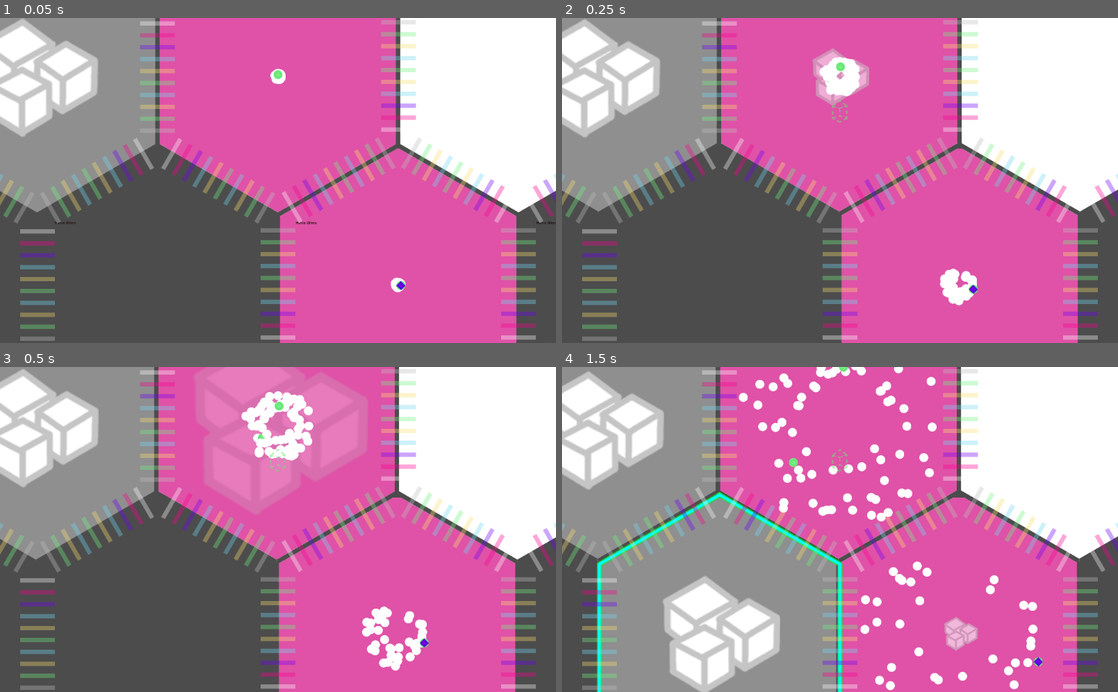
Above: before the commit, frames 1-4 (two rows, left to right).
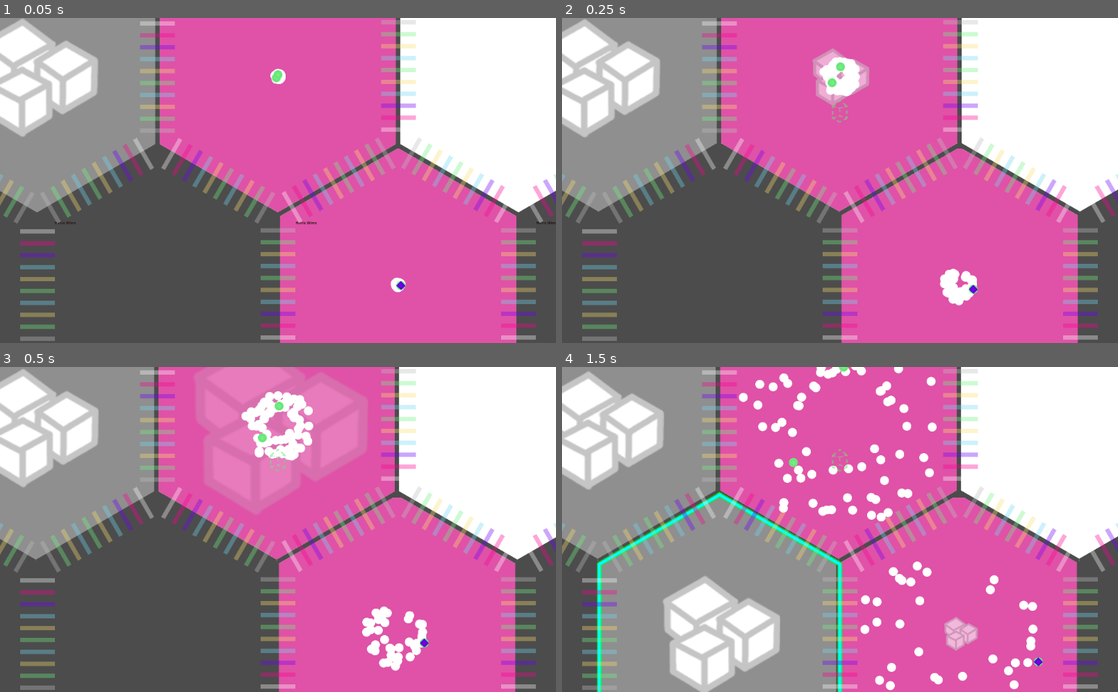
Above: after the commit, the same moments.

Repository: tobyp/hackathon2020
Game: Godot game, scene res://main.tscn
The game is run twice, just before and just after one commit, with the same random seed, the same clock (stepped at 60 frames per second) and the same inputs.
Inputs (mouse positions are in pixels of both pictures, inside the frame that each line leads up to):
- Up to frame 1 (0.05 s): no input
- Up to frame 2 (0.25 s): no input
- Up to frame 3 (0.5 s): no input
- Up to frame 4 (1.5 s): tap Enter at 0.5 s; drag from (840, 425) to (895, 458) at 0.52 s; drag from (717, 633) to (812, 594) at 1.27 s

The runs differ from the first frame. In frame 1, less than 0.1% of the frame differs, in the area x 48-51%, y 17-20%; in frame 2, less than 0.1%, in the area x 47-50%, y 18-22%; in frame 3, less than 0.1%; in frame 4, nothing differs.

Commit message:
Implement particle z order

Diff:
--- a/cells/cell.gd
+++ b/cells/cell.gd
@@ -171,9 +171,11 @@
 ## PARTICLE NODE FUNCTIONS - these do not modify `particle_counts`!
 func _create_particle_nodes(type: int, count: int = 1, anywhere: bool = true) -> Array:
 	var particles = []
+	var z_index = Rules.particle_type_z_index(type)
 	for i in count:
 		var particle = preload("res://cells/particle.tscn").instance()
 		particle.type = type
+		particle.z_index = z_index
 		_particle_init(particle, anywhere)
 		particles.append(particle)
 	return particles
--- a/rules.gd
+++ b/rules.gd
@@ -124,6 +124,22 @@
 			return false
 	return true
 
+static func particle_type_z_index(particle: int) -> float:
+	match particle:
+		Globals.ParticleType.PROTEIN_WHITE:
+			return 0.0
+		Globals.ParticleType.PROTEIN_TRANSPORTER, Globals.ParticleType.ENZYME_ALCOHOL, Globals.ParticleType.ENZYME_LYE:
+			return 1.0
+		Globals.ParticleType.SUGAR:
+			return 2.0
+		Globals.ParticleType.AMINO_PHE, Globals.ParticleType.AMINO_ALA, Globals.ParticleType.AMINO_LYS, Globals.ParticleType.AMINO_TYR, Globals.ParticleType.AMINO_PRO:
+			return 3.0
+		Globals.ParticleType.QUEEN, Globals.ParticleType.PRO_QUEEN, Globals.ParticleType.RIBOSOME_TRANSPORTER, Globals.ParticleType.RIBOSOME_ALCOHOL, Globals.ParticleType.RIBOSOME_LYE:
+			return 4.0
+		Globals.ParticleType.ANTI_MITOCHONDRION, Globals.ParticleType.POISON_ALCOHOL, Globals.ParticleType.POISON_LYE, Globals.ParticleType.POISON_PLUTONIUM:
+			return 5.0
+	return 0.0
+
 # calculate pressure between own cell (having `own` particles) and another cell (having `other` particles).
 # There's a lot of tuning to be had here.
 # If the result is <= 0, no particles will be transferred
